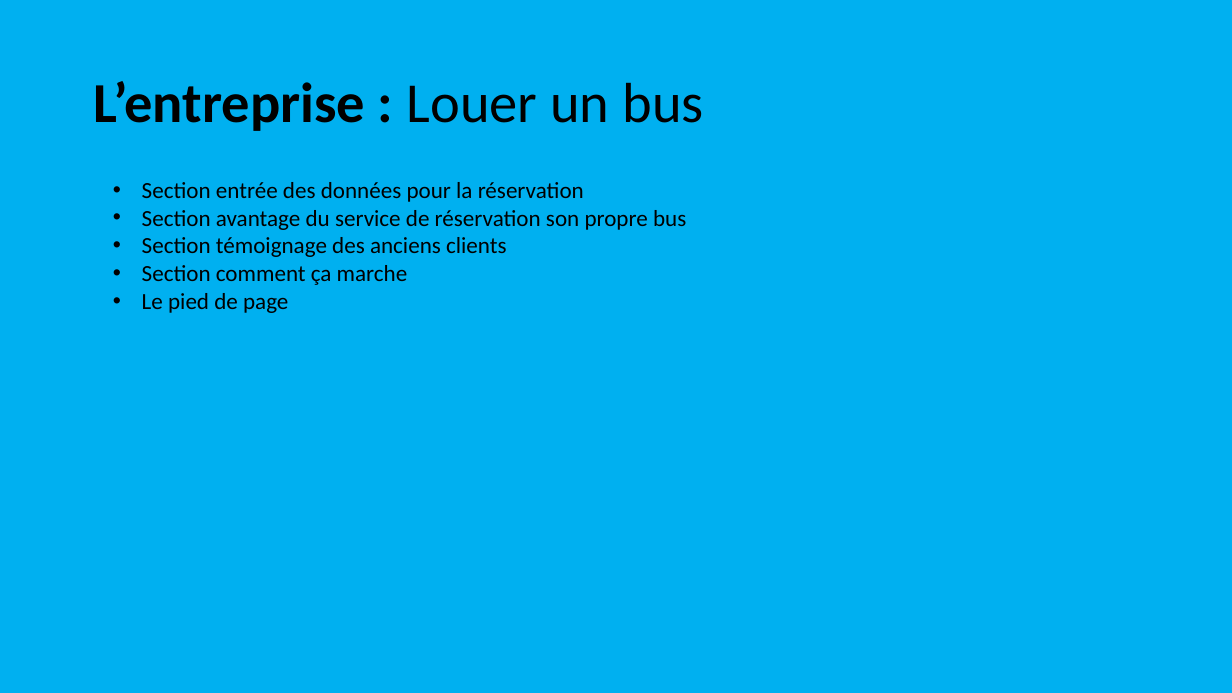
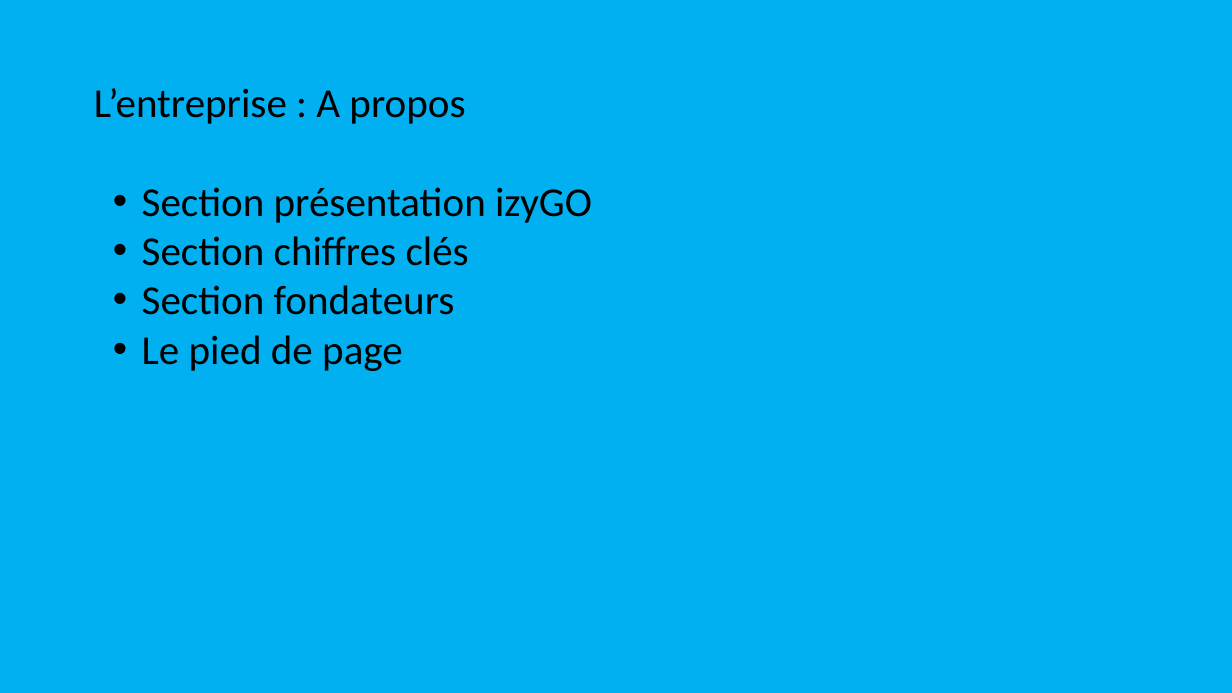
Before and after one commit to Traore-Yao/flash-go-Docs-repo-, a slide deck: slide 9 of plan du site.pptx. Drawn at 1232x693 pixels with LibreOffice and Linux fonts; fonts in the diff are those of the drawing. Boxes give left, top, right and bottom in pixels: in the first picture for what was removed or moved away, otherwise in the second. Text is boxed around its words. In the diff, an @@ line names an element or a change of style, - is before the commit and + after.

```diff
--- a/plan du site.pptx
+++ b/plan du site.pptx
@@ title at [94,88,465,124]: text changed; size 44 to 32 pt; bold off @@
-L’entreprise : Louer un bus
+L’entreprise : A propos
@@ text at [142,187,592,315]: text changed; size 18 to 32 pt @@
-• Section entrée des données pour la réservation
-• Section avantage du service de réservation son propre bus
-• Section témoignage des anciens clients
-• Section comment ça marche
+• Section présentation izyGO
+• Section chiffres clés
+• Section fondateurs
@@ text at [142,335,403,371]: size 18 to 32 pt in "Le pied de page" @@
```
Also in this commit, not shown: 11 other slides changed.
